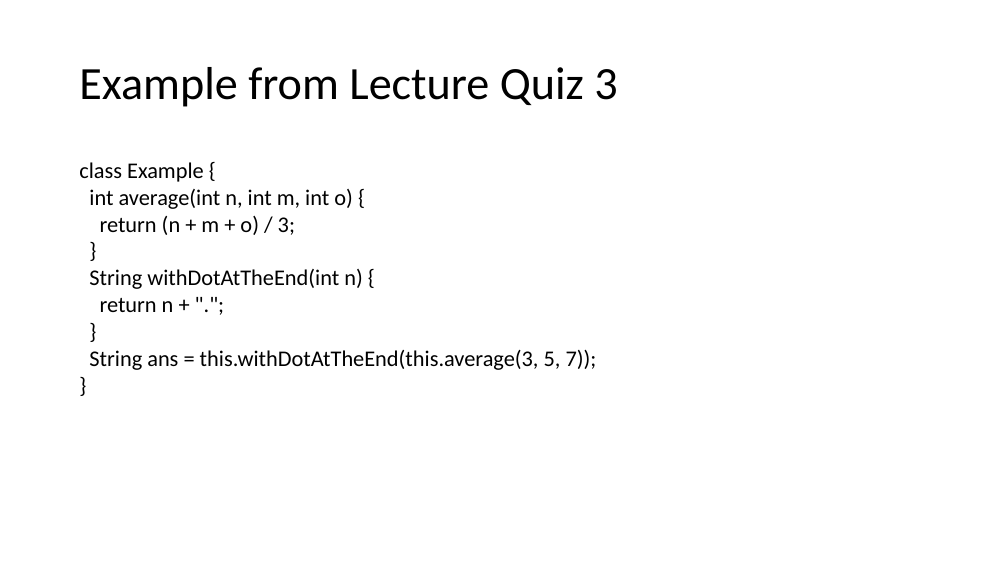
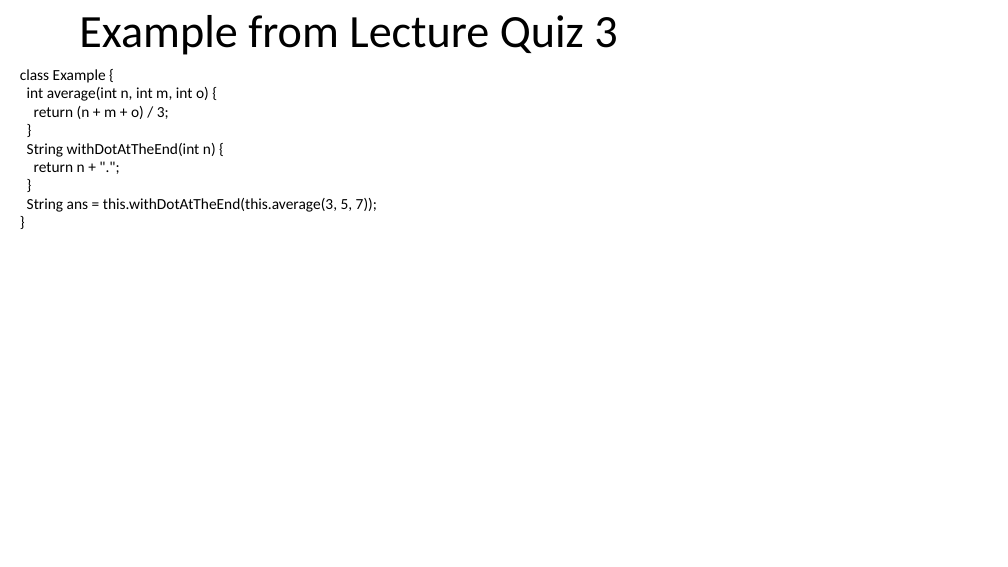
Before and after one commit to ucsd-cse11-sp21/ucsd-cse11-sp21.github.io, a slide deck: slide 3 of lectures/lecture-04/Lecture-Live A00/Lecture 04 - Lecture.pptx. Drawn at 1008x567 pixels with LibreOffice and Linux fonts; fonts in the diff are those of the drawing. Boxes give left, top, right and bottom in pixels: in the first picture for what was removed or moved away, otherwise in the second. Text is boxed around its words. In the diff, an @@ line names an element or a change of style, - is before the commit and + after.

Commit message:
Lecture 4

```diff
--- a/lectures/lecture-04/Lecture-Live A00/Lecture 04 - Lecture.pptx
+++ b/lectures/lecture-04/Lecture-Live A00/Lecture 04 - Lecture.pptx
@@ title "Example from Lecture Quiz 3": place and size @@
-title "Example from Lecture Quiz 3" at (79,67,617,107)
+title "Example from Lecture Quiz 3" at (79,15,617,55)
@@ text "class Example {": place and size @@
-text "class Example {" at (79,162,597,370)
+text "class Example {" at (20,69,377,212)
@@ text "class Example {" at (20,69,377,212): size 16 to 11 pt @@
```
Also in this commit, not shown: 3 other files.
